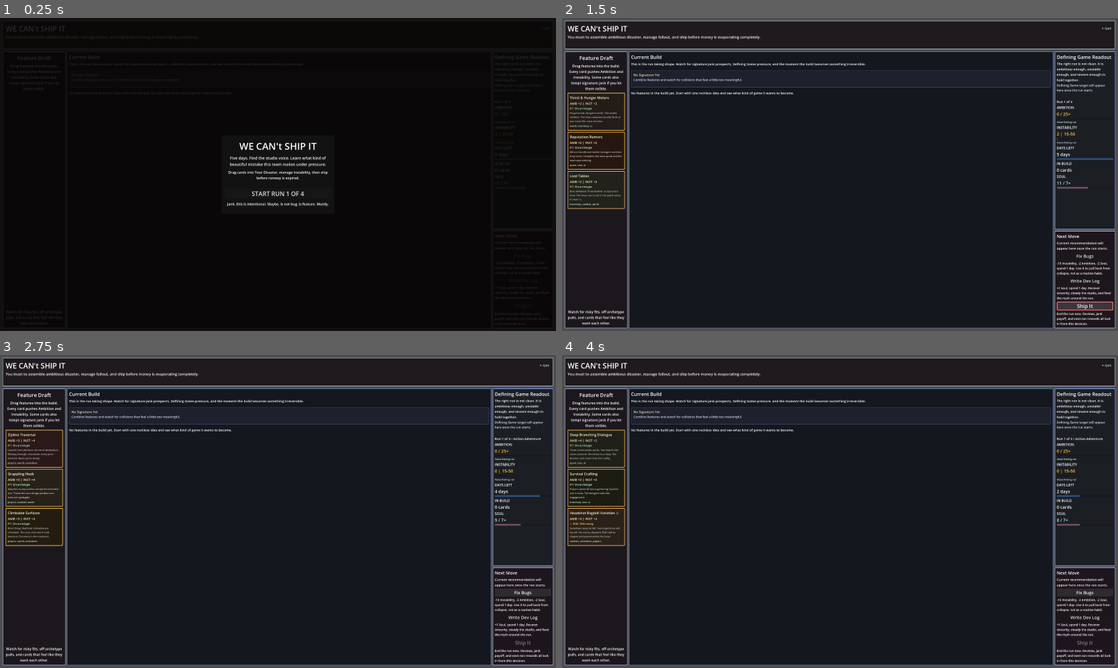
Above: before the commit, frames 1-4 (two rows, left to right).
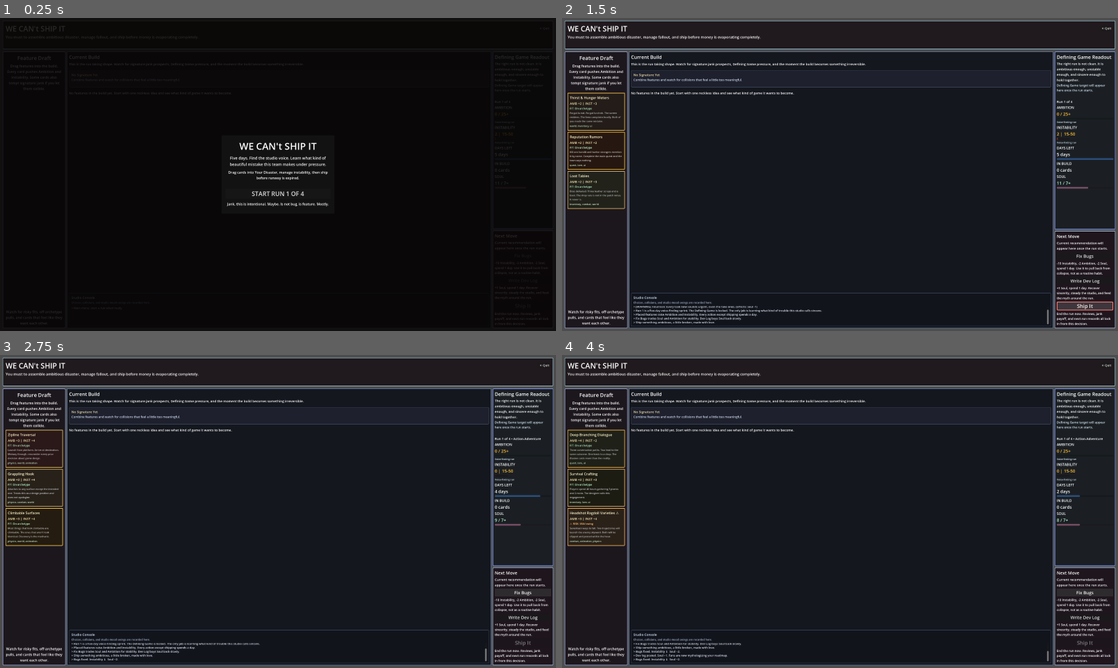
Above: after the commit, the same moments.

Repository: pizzadesk/we-cant-ship-it
Game: Godot game, scene res://scenes/main.tscn
The game is run twice, just before and just after one commit, with the same random seed, the same clock (stepped at 60 frames per second) and the same inputs.
Inputs:
- Up to frame 1 (0.25 s): no input
- Up to frame 2 (1.5 s): click "START RUN 1 OF 4" at 0.5 s; click "Action-Adventure" at 1.25 s
- Up to frame 3 (2.75 s): click "Fix Bugs" at 2 s
- Up to frame 4 (4 s): click "Write Dev Log" at 2.75 s; click "Fix Bugs" at 3.5 s

The runs differ from the first frame. In frame 2, 0.9% of the frame differs, in the area x 12-88%, y 87-99%; in frame 3, 0.8%; in frame 4, 0.7%.

Commit message:
added studio log console output

Diff:
--- a/scenes/ui/feature_board_view.tscn
+++ b/scenes/ui/feature_board_view.tscn
@@ -67,6 +67,18 @@
 shadow_color = Color(1, 0.36, 0.18, 0.3)
 shadow_size = 10
 
+[sub_resource type="StyleBoxFlat" id="ConsolePanelStyle"]
+bg_color = Color(0.07, 0.08, 0.11, 0.96)
+border_width_left = 1
+border_width_top = 1
+border_width_right = 1
+border_width_bottom = 1
+border_color = Color(0.35, 0.44, 0.58, 0.95)
+corner_radius_top_left = 4
+corner_radius_top_right = 4
+corner_radius_bottom_right = 4
+corner_radius_bottom_left = 4
+
 [node name="FeatureBoard" type="PanelContainer"]
 size_flags_horizontal = 3
 size_flags_vertical = 3
@@ -162,3 +174,51 @@
 theme_override_constants/h_separation = 8
 theme_override_constants/v_separation = 8
 columns = 3
+
+[node name="ConsolePanel" type="PanelContainer" parent="BoardPadding/BoardVBox"]
+unique_name_in_owner = true
+custom_minimum_size = Vector2(0, 152)
+layout_mode = 2
+theme_override_styles/panel = SubResource("ConsolePanelStyle")
+
+[node name="ConsolePadding" type="MarginContainer" parent="BoardPadding/BoardVBox/ConsolePanel"]
+layout_mode = 2
+theme_override_constants/margin_left = 10
+theme_override_constants/margin_top = 8
+theme_override_constants/margin_right = 10
+theme_override_constants/margin_bottom = 8
+
+[node name="ConsoleVBox" type="VBoxContainer" parent="BoardPadding/BoardVBox/ConsolePanel/ConsolePadding"]
+layout_mode = 2
+size_flags_vertical = 3
+theme_override_constants/separation = 4
+
+[node name="ConsoleTitle" type="Label" parent="BoardPadding/BoardVBox/ConsolePanel/ConsolePadding/ConsoleVBox"]
+unique_name_in_owner = true
+layout_mode = 2
+theme_override_font_sizes/font_size = 15
+theme_override_colors/font_color = Color(0.82, 0.9, 0.96, 1)
+text = "Studio Console"
+
+[node name="ConsoleHelp" type="Label" parent="BoardPadding/BoardVBox/ConsolePanel/ConsolePadding/ConsoleVBox"]
+unique_name_in_owner = true
+custom_minimum_size = Vector2(0, 20)
+layout_mode = 2
+theme_override_font_sizes/font_size = 12
+theme_override_colors/font_color = Color(0.69, 0.76, 0.86, 1)
+text = "Choices, collisions, and studio mood swings are recorded here."
+autowrap_mode = 3
+
+[node name="ConsoleLog" type="RichTextLabel" parent="BoardPadding/BoardVBox/ConsolePanel/ConsolePadding/ConsoleVBox"]
+unique_name_in_owner = true
+layout_mode = 2
+size_flags_vertical = 3
+bbcode_enabled = false
+scroll_active = true
+selection_enabled = true
+context_menu_enabled = true
+shortcut_keys_enabled = false
+autowrap_mode = 3
+theme_override_colors/default_color = Color(0.88, 0.91, 0.95, 1)
+theme_override_font_sizes/normal_font_size = 13
+text = "Studio console is listening. The run has not made a move yet."
--- a/scripts/main.gd
+++ b/scripts/main.gd
@@ -413,9 +413,11 @@
 
 func _on_dilemma_offered(payload: DilemmaOfferPayload) -> void:
 	_choice_flow_controller.on_dilemma_offered(payload, _menu_active, _run_ended)
+	_append_log("Dilemma surfaced: %s" % payload.title)
 
 func _on_draft_offer(payload: DraftOfferPayload) -> void:
 	_choice_flow_controller.on_draft_offer(payload, _menu_active, _run_ended)
+	_append_log("Draft surfaced: %s" % payload.title)
 
 func _on_day_spent(payload: DaySpentPayload) -> void:
 	_backlog_controller.on_day_spent(payload)
@@ -430,6 +432,8 @@
 	_post_ship_flow_controller.on_reviews_generated(payload, Callable(_hud_controller, "update_card_unlock_progress"))
 
 func _append_log(message: String) -> void:
+	if _feature_board != null and _feature_board.has_method("append_log_entry"):
+		_feature_board.append_log_entry(message)
 	print(message)
 
 func _on_viewport_size_changed() -> void:
--- a/scripts/ui/feature_board.gd
+++ b/scripts/ui/feature_board.gd
@@ -10,6 +10,9 @@
 @onready var _jank_state_box: PanelContainer = $BoardPadding/BoardVBox/JankStateBox
 @onready var _jank_state_title_label: Label = %JankStateTitle
 @onready var _jank_state_body_label: Label = %JankStateBody
+@onready var _console_title_label: Label = %ConsoleTitle
+@onready var _console_help_label: Label = %ConsoleHelp
+@onready var _console_log: RichTextLabel = %ConsoleLog
 @onready var _drop_cue_label: Label = $BoardPadding/BoardVBox/BoardDropCue
 @onready var _empty_state_label: Label = $BoardPadding/BoardVBox/BoardEmptyState
 @onready var _placed_features_scroll: ScrollContainer = $BoardPadding/BoardVBox/PlacedFeaturesScroll
@@ -25,6 +28,10 @@
 @export var locked_state_style: StyleBoxFlat
 var _is_highlighted: bool = false
 var _jank_state_tween: Tween = null
+var _log_entries: Array[String] = []
+
+const MAX_LOG_ENTRIES: int = 32
+const CONSOLE_IDLE_TEXT: String = "Studio console is listening. The run has not made a move yet."
 
 func _ready() -> void:
 	set_process(true)
@@ -32,6 +39,7 @@
 		add_theme_stylebox_override("panel", base_style)
 	if idle_state_style != null and _jank_state_box != null:
 		_jank_state_box.add_theme_stylebox_override("panel", idle_state_style)
+	_refresh_console_log()
 	_drop_cue_label.hide()
 
 func _process(_delta: float) -> void:
@@ -82,11 +90,26 @@
 	_tile_by_name.clear()
 	_empty_state_label.show()
 	set_jank_pursuit_state({})
+	clear_console_log()
 	if _placed_features_scroll != null:
 		_placed_features_scroll.scroll_vertical = 0
 
 func get_corruptible_text_nodes() -> Array[Control]:
-	return [_board_title_label, _board_help_label, _jank_state_title_label, _jank_state_body_label]
+	return [_board_title_label, _board_help_label, _jank_state_title_label, _jank_state_body_label, _console_title_label, _console_help_label]
+
+func append_log_entry(message: String) -> void:
+	var trimmed: String = message.strip_edges()
+	if trimmed.is_empty():
+		return
+	_log_entries.append(_format_log_entry(trimmed))
+	while _log_entries.size() > MAX_LOG_ENTRIES:
+		_log_entries.remove_at(0)
+	_refresh_console_log()
+	call_deferred("_scroll_console_to_latest")
+
+func clear_console_log() -> void:
+	_log_entries.clear()
+	_refresh_console_log()
 
 func set_jank_pursuit_state(state: Dictionary) -> void:
 	var stage: String = String(state.get("stage", "idle"))
@@ -134,6 +157,29 @@
 	_jank_state_tween.tween_property(_jank_state_box, "scale", Vector2.ONE, 0.24)
 	_jank_state_tween.parallel().tween_property(_jank_state_box, "modulate", Color.WHITE, 0.24)
 
+func _refresh_console_log() -> void:
+	if _console_log == null:
+		return
+	if _log_entries.is_empty():
+		_console_log.text = CONSOLE_IDLE_TEXT
+		return
+	_console_log.text = "\n".join(PackedStringArray(_log_entries))
+
+func _scroll_console_to_latest() -> void:
+	if _console_log == null:
+		return
+	var last_line: int = maxi(_console_log.get_line_count() - 1, 0)
+	_console_log.scroll_to_line(last_line)
+
+func _format_log_entry(message: String) -> String:
+	if message.begins_with("[JANK PROSPECT] "):
+		return "> Prospect: %s" % message.trim_prefix("[JANK PROSPECT] ")
+	if message.begins_with("[JANK LOCKED] "):
+		return "> Signature: %s" % message.trim_prefix("[JANK LOCKED] ")
+	if message.begins_with("["):
+		return "> %s" % message
+	return "> %s" % message
+
 func _scroll_to_latest_feature() -> void:
 	if _placed_features_scroll == null:
 		return
